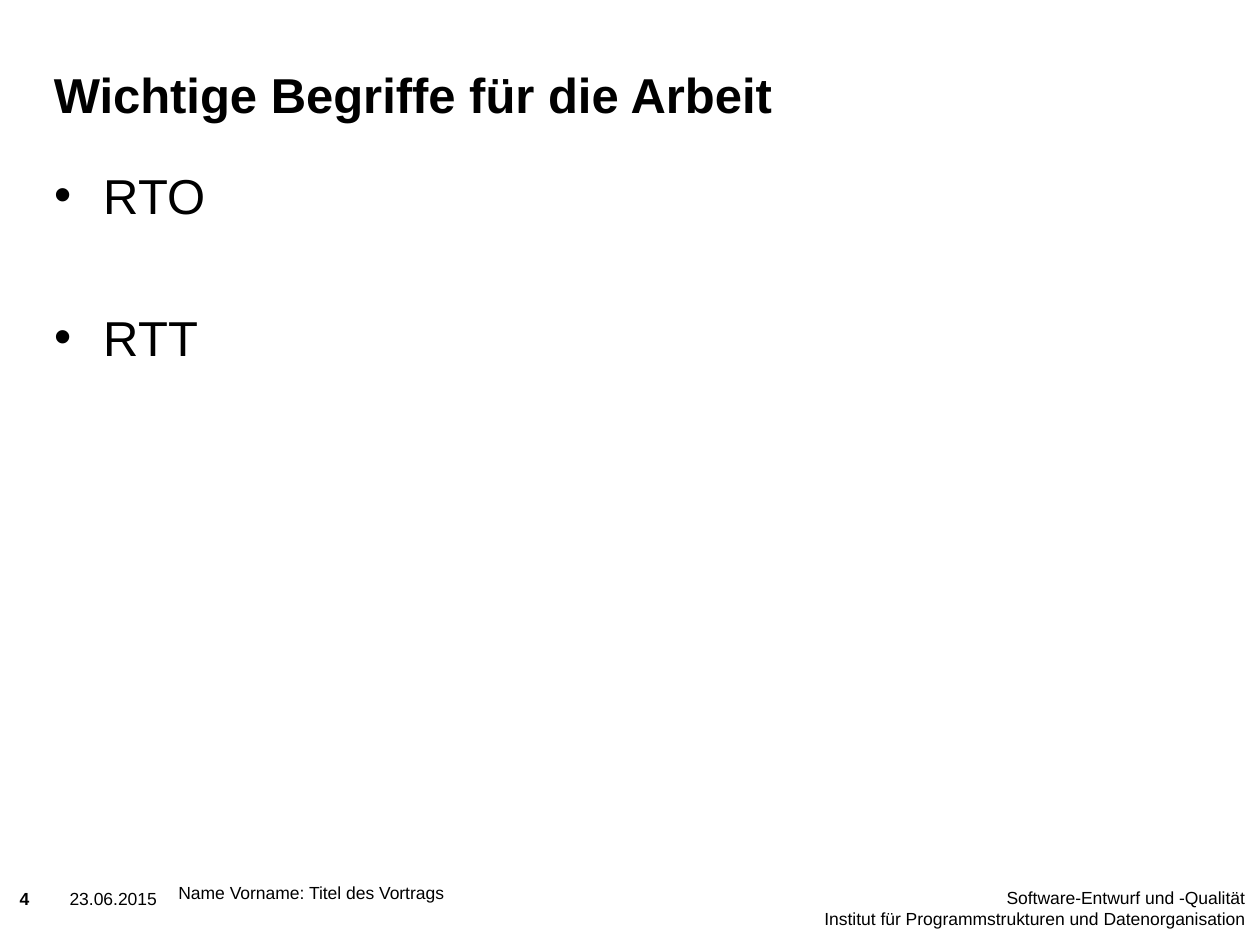
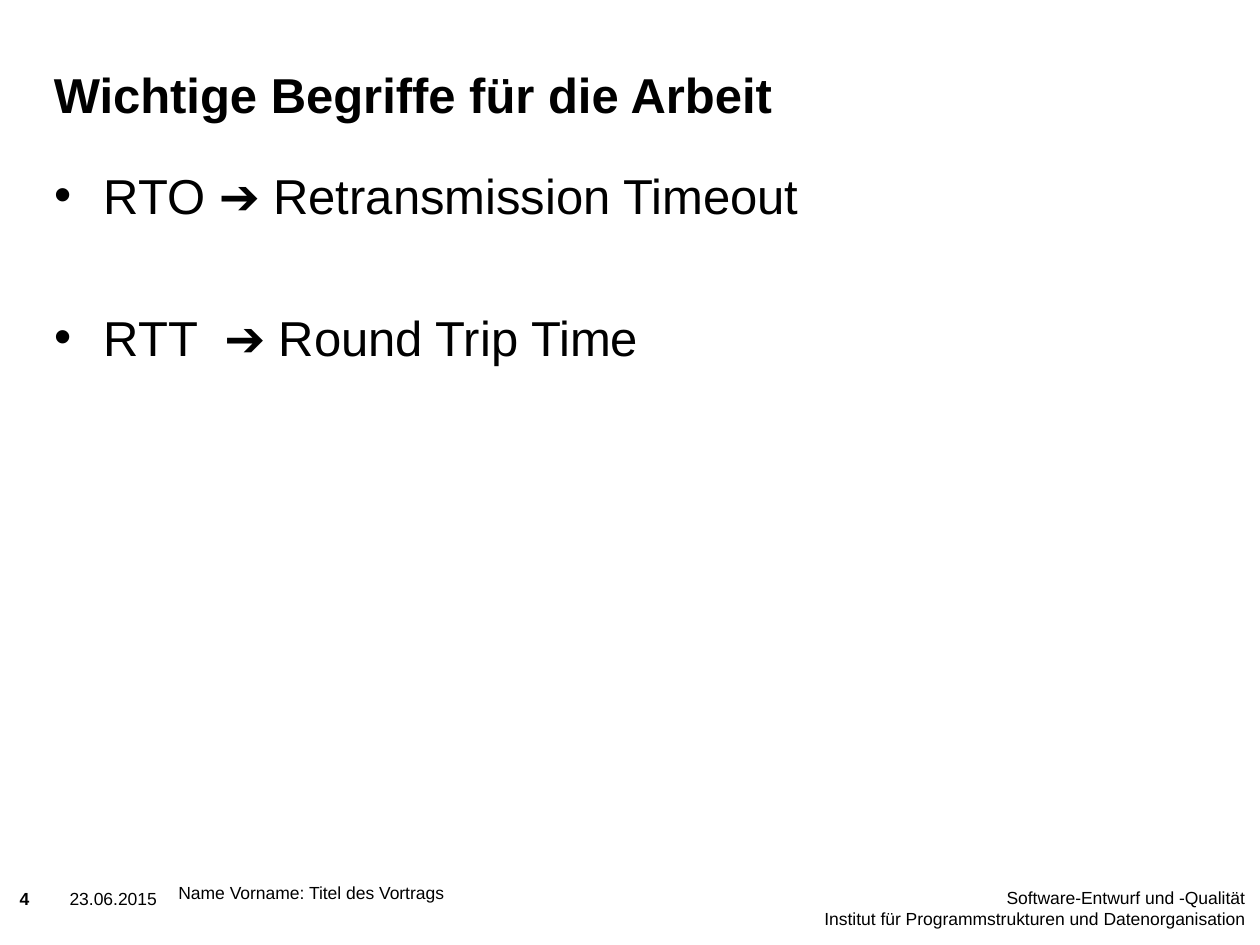
Before and after one commit to holzleube/hotTopics, a slide deck: slide 4 of Vortrag/Vortrag.pptx. Drawn at 1260x945 pixels with LibreOffice and Linux fonts; fonts in the diff are those of the drawing; background and template pictures are left out. Boxes give left, top, right and bottom in pixels: in the first picture for what was removed or moved away, otherwise in the second. Text is boxed around its words. In the diff, an @@ line names an element or a change of style, - is before the commit and + after.

```diff
--- a/Vortrag/Vortrag.pptx
+++ b/Vortrag/Vortrag.pptx
@@ text at bbox=[104, 178, 798, 366]: text changed @@
-• RTO
-• RTT
+• RTO ➔ Retransmission Timeout
+• RTT ➔ Round Trip Time
```
Also in this commit, not shown: 10 other slides changed, 1 slide added, 3 other files.
